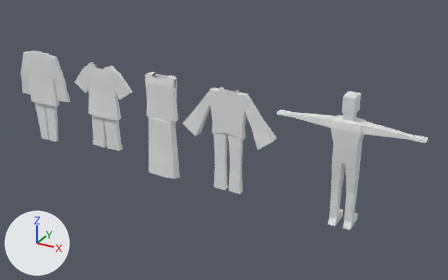
The Blender file art/models/props/clothes/clothes.blend, before and after one commit.
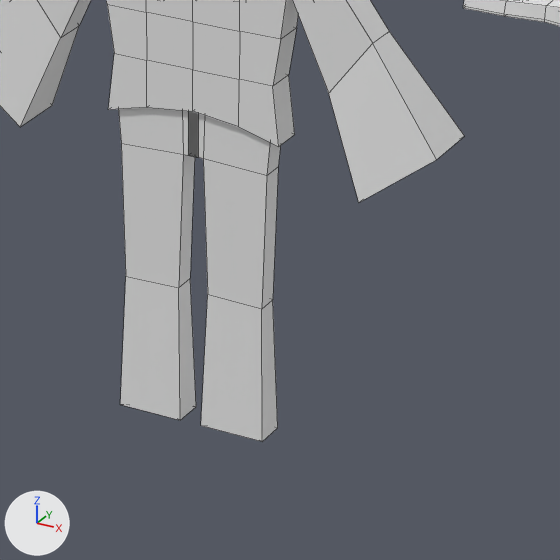
The first picture shows the older version from a 50 mm camera at (5.63, -7.25, 4.5) aimed at (1.52, 0.22, 0.77). The close-ups show the older and then the newer version on the part from 43% to 66% of the width and 40% to 77% of the height of that picture. Only the edits that show in the close-ups are written down. Arrows for +X, +Y and +Z are at lower left; the lights stay in place. The close-ups show mesh edges as thin lines.
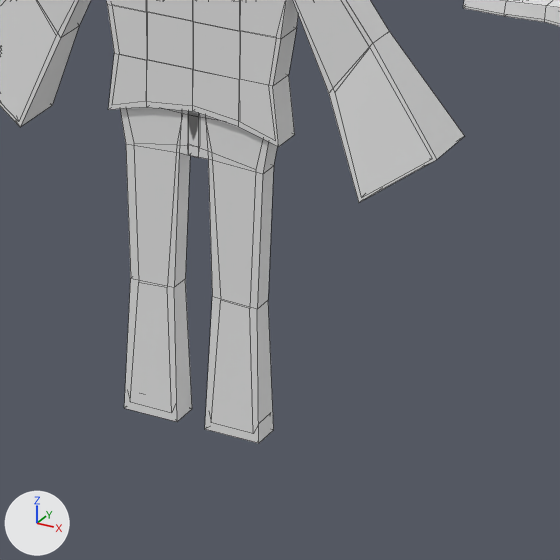
Changed parts and their boxes (x1, y1, x2, y2) in the close-ups (560 x 560 px):
'Cube.002', reshaped, modifiers changed
    before: (118, 107, 280, 442)
    after: (120, 107, 277, 443)

Diff of the bpy script that builds the scene:
```diff
--- a/art/models/props/clothes/clothes.blend.py
+++ b/art/models/props/clothes/clothes.blend.py
@@ me_cube_008 @@
 # used by ob_cube_002; location = (1.711, 0.001, 0.52); scale = (0.295, -0.0328, 0.434)
-me_cube_008.from_pydata(...)  # 24 vertices, 20 faces; spans x -0.79..0.05, y -1.37..1.37, z -1.0..1.17
-me_cube_008.vertices[4].co = (-0.74, 1.0, 0.81)  # pixel (121, 143)
-me_cube_008.vertices[5].co = (-0.74, -1.0, 0.81)
-me_cube_008.vertices[10].co = (-0.1, 1.0, 0.83)  # pixel (183, 154)
-me_cube_008.vertices[11].co = (-0.1, -1.0, 0.83)
-me_cube_008.vertices[12].co = (-0.75, 1.37, -1.0)  # pixel (120, 404)
-me_cube_008.vertices[13].co = (-0.75, -1.37, -1.0)
-me_cube_008.vertices[14].co = (-0.11, 1.37, -1.0)  # pixel (180, 420)
-me_cube_008.vertices[15].co = (-0.11, -1.37, -1.0)  # pixel (196, 406)
-me_cube_008.vertices[16].co = (-0.71, 1.0, -0.1)  # pixel (125, 276)
-me_cube_008.vertices[17].co = (-0.15, 1.0, -0.09)  # pixel (178, 287)
-me_cube_008.vertices[18].co = (-0.71, -1.0, -0.1)
-me_cube_008.vertices[19].co = (-0.15, -1.0, -0.09)  # pixel (190, 278)
+me_cube_008.from_pydata(...)  # 24 vertices, 20 faces; spans x -0.79..0.05, y -1.32..1.32, z -1.02..1.17
+# me_cube_008 part 1
+me_cube_008.vertices[4].co = (-0.7, 0.96, 0.81)
+me_cube_008.vertices[5].co = (-0.7, -0.96, 0.81)
+me_cube_008.vertices[10].co = (-0.15, 0.96, 0.83)
+me_cube_008.vertices[11].co = (-0.15, -0.96, 0.83)
+me_cube_008.vertices[12].co = (-0.71, 1.32, -1.02)
+me_cube_008.vertices[13].co = (-0.71, -1.32, -1.02)
+me_cube_008.vertices[14].co = (-0.15, 1.32, -1.02)
+me_cube_008.vertices[15].co = (-0.15, -1.32, -1.02)
+me_cube_008.vertices[16].co = (-0.66, 0.96, -0.11)
+me_cube_008.vertices[17].co = (-0.2, 0.96, -0.09)
+me_cube_008.vertices[18].co = (-0.66, -0.96, -0.11)
+me_cube_008.vertices[19].co = (-0.2, -0.96, -0.09)
@@ ob_cube_002 @@
 _m = ob_cube_002.modifiers.new('Mirror', 'MIRROR')
+_m = ob_cube_002.modifiers.new('Solidify', 'SOLIDIFY')
+_m.thickness = 0.11
```
